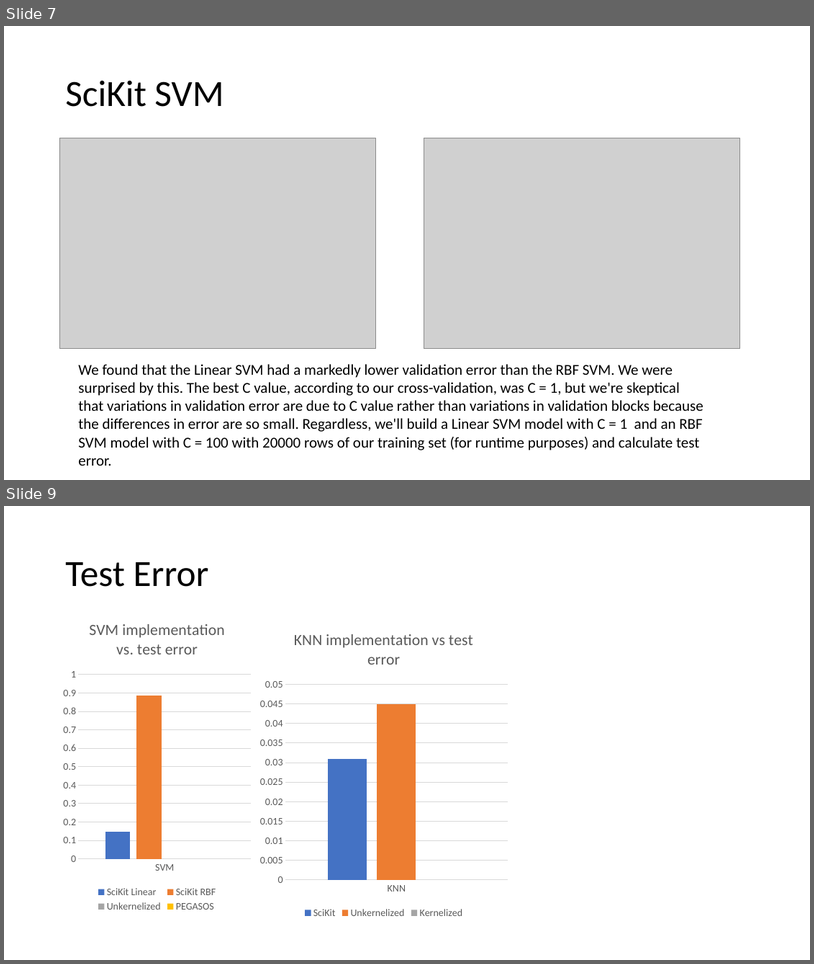
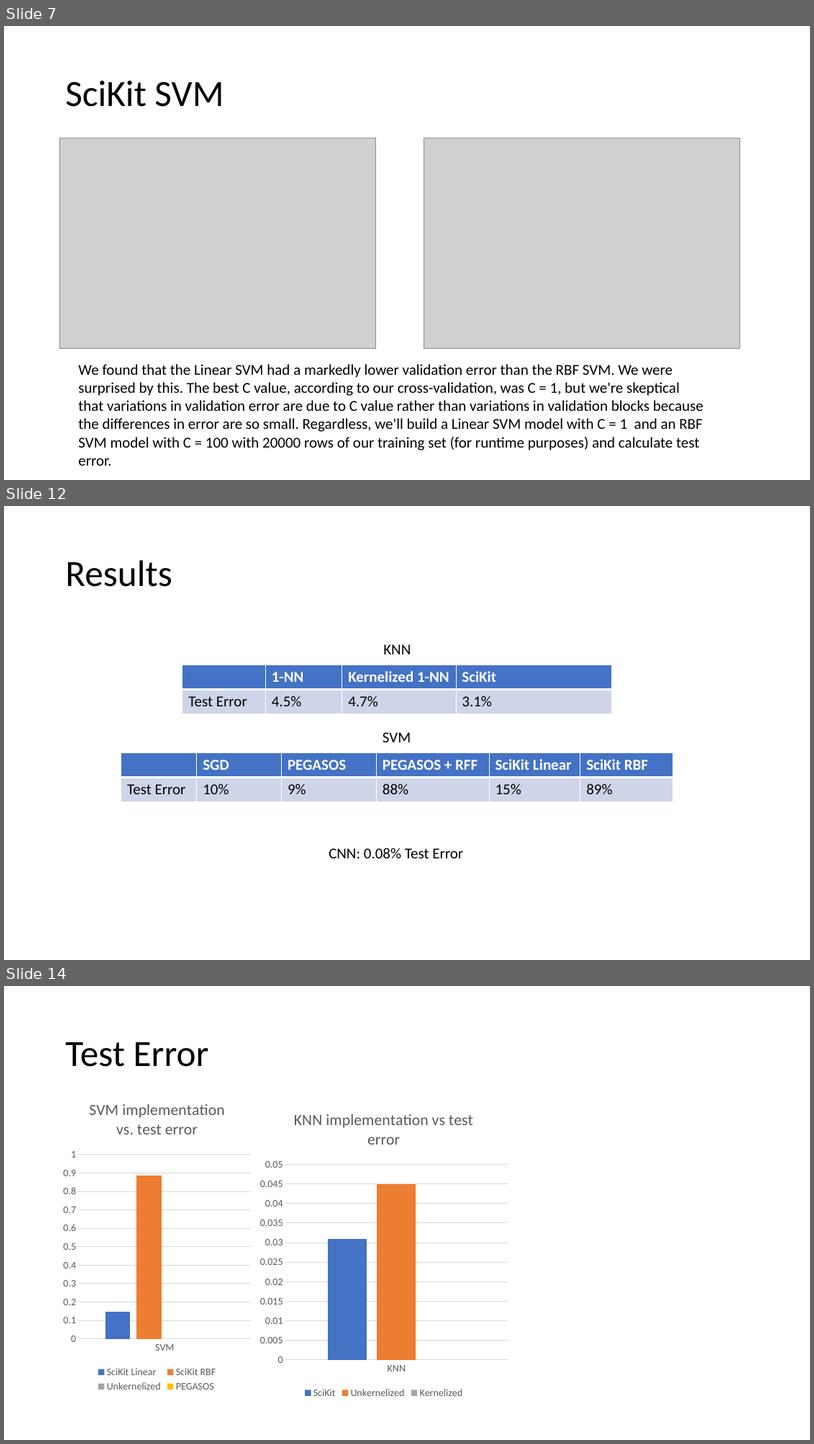
Before and after one commit to dericp/digit-recognition, a slide deck: A Comparison of Techniques Applied to Digit Recognition.pptx. Shown one above the other, each under a label of ours: slides 7 and 9 before the commit, slides 7, 12 and 14 after it; the slides between them are not shown. The pictures are 814x964 and 814x1444 pixels, drawn with LibreOffice and Linux fonts; fonts in the diff are those of the drawing; grey boxes stand for pictures. Boxes give left, top, right and bottom in pixels: in the first picture for what was removed or moved away, otherwise in the second. Text is boxed around its words. In the diff, an @@ line names an element or a change of style, - is before the commit and + after.

```diff
--- a/A Comparison of Techniques Applied to Digit Recognition.pptx
+++ b/A Comparison of Techniques Applied to Digit Recognition.pptx
@@ slide 12 added at box(4, 506, 810, 960), background #FFFFFF @@
@@ title added at box(65, 560, 172, 587), 44 pt, text #000000 @@
+Results
@@ text added at box(383, 644, 411, 654), 18 pt, text #000000 @@
+KNN
@@ table added at box(183, 664, 612, 713), 2 rows, 4 columns @@
+ | 1-NN | Kernelized 1-NN | SciKit
+Test Error | 4.5% | 4.7% | 3.1%
@@ text added at box(383, 732, 411, 742), 18 pt, text #000000 @@
+SVM
@@ table added at box(121, 753, 673, 802), 2 rows, 6 columns @@
+ | SGD | PEGASOS | PEGASOS + RFF | SciKit Linear | SciKit RBF
+Test Error | 10% | 9% | 88% | 15% | 89%
@@ text added at box(329, 847, 463, 858), 18 pt, text #000000 @@
+CNN: 0.08% Test Error
@@ what was slide 9 is now slide 14 @@
```
Also in this commit, not shown: 8 slides changed, 3 other slides added, 4 other files.
